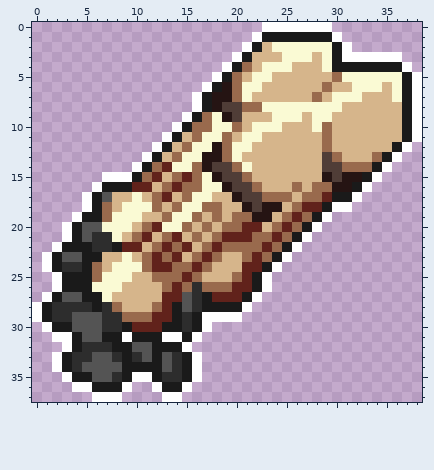
File history of a pixel-art sprite, CoolLoaders-OvertimeCargo/Sprites/backupMissiles.png. The picture above is the old version.
The file is 39x38 pixels.
New version:
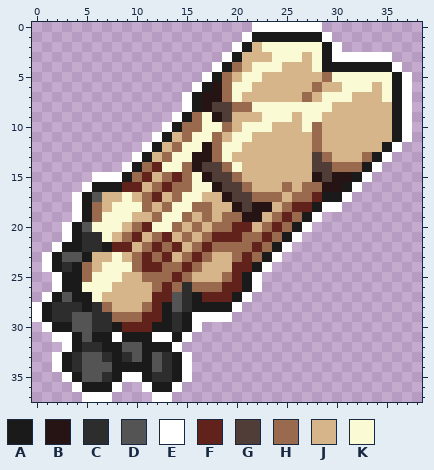
Palette (. is transparent): A #1a1a1a  B #251413  C #2d2d2d  D #545454  E #ffffff  F #61221b  G #503d37  H #996a4d  J #d6b58b  K #fafad4
Changes in this commit:
Changed rows in their new state; - is an unchanged pixel.
first column x 4:
 0 ------------------E------.---------
 1 -----------------EA------E.--------
 2 ----------------EAJK-----AE.-------
 3 ---------------EAJ--K--JKAE-----.--
 4 --------------EAHJK--J--KA------E.-
 5 -------------EAHJK-J-----HK-----AE.
 6 ------------EABHK-J-----HJ-K--JKAE.
 7 -----------EAB-HKJ-----HJK--J--KAE.
 8 -----------EABG-H-K-------J-----AE.
 9 ----------EAHKBGJ--K--JK-J------AE.
10 ---------EAH-K-HJK--J--KHJ------AE.
11 --------EAJHK-HJK-J-----HJ------AE.
12 -------EAJHK-BHK-J------HJ-----AE.-
13 ------EAJHK-B-HKJ-------GHJ--HAE.--
14 -----EAHFK-HBG-HKJ------G-H--AE.---
15 --E--AHFJHFHKBG-HJ------BGB-AE.----
16 -EA--F-JHFH-K-BG-HJ--HJH-B-AE.-----
17 EADJ-KJHFJHK-J-BG-H--JH-FA-E.------
18 EAHJK--HJHK-H-J-BGB-JHF-AE-.-------
19 --HK--J-HK-HJHJH-B-JHFHAE.---------
20 --K--JHFK-HJHJH-F-JHFHAE.----------
21 -C-KJHFJHFJHJHF--H-FHAE.-----------
22 -C-AF-JHFHFJHFH---FHAE.------------
23 --J-KJHFHFJHFHJ-HFHAE.-------------
24 AHJK--HF-H-FHJ--F-AE.--------------
25 -HK--J-H--FHJ--HFAE.---------------
26 -K--J---HFHCH--F-AE.---------------
27 A-KJ----F-DCAF--AE.----------------
28 -ACHJ--HFADCA---E.-----------------
29 --C-H--F-ACAE---.------------------
30 --C-AF--A-CAE.---------------------
31 --A-EA--E-AE.----------------------
32 ---A-D-A--E.-----------------------
33 -D-CACDADCAE.----------------------
34 ----A---DCAE.----------------------
35 -D-CAE-AC-AE.----------------------
36 -A--E.-EA-E.-----------------------
37 -E--.---E-.------------------------
Where, in picture pixels (left, top, right, bottom), the same in both pictures:
changed: (72, 22, 422, 402)
